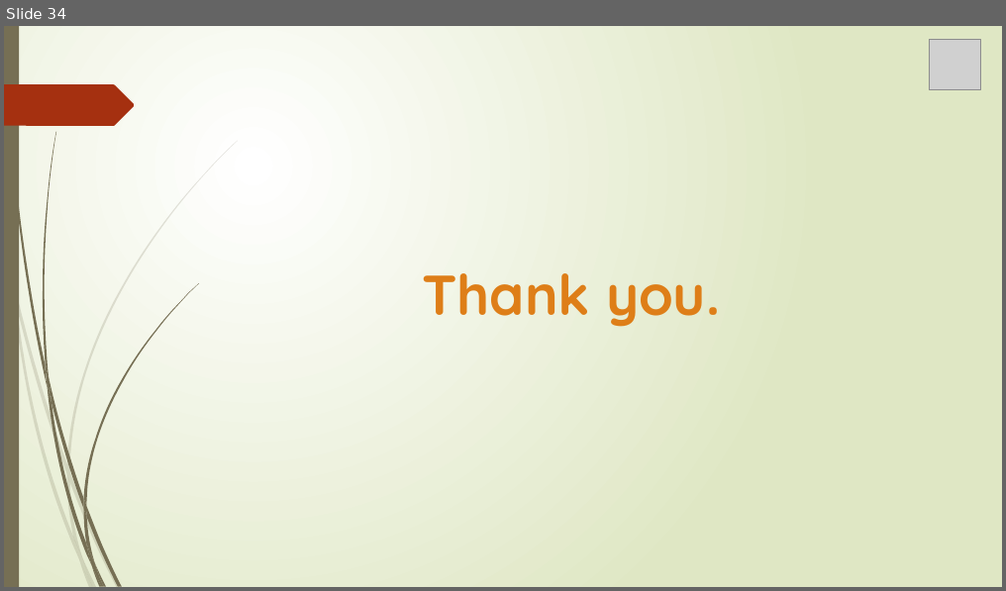
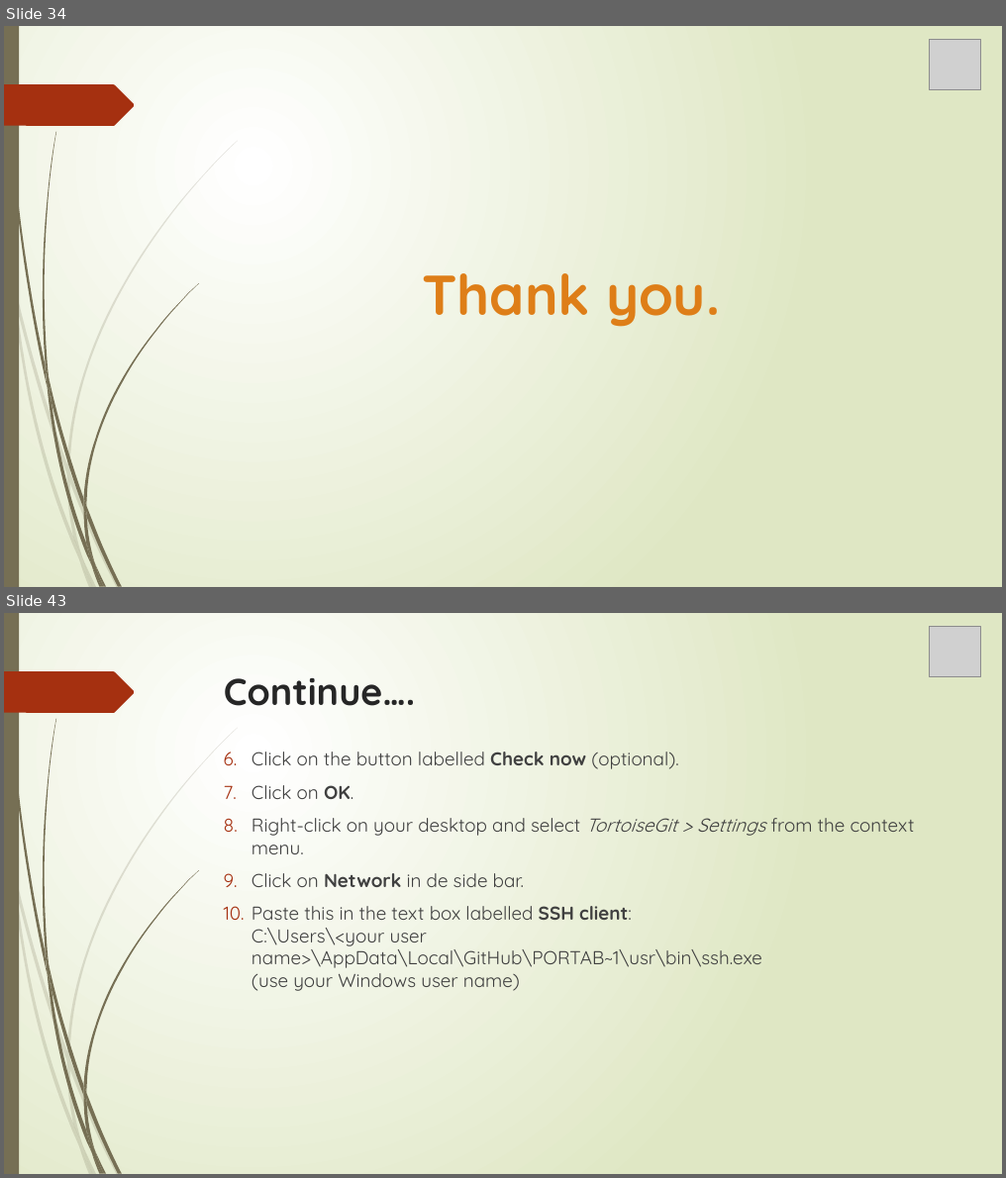
Before and after one commit to MaryGreeshma/testrepo, a slide deck: Git.pptx. Shown one above the other, each under a label of ours: slide 34 before the commit, slides 34 and 43 after it; the slides between them are not shown. The pictures are 1006x591 and 1006x1178 pixels, drawn with LibreOffice and Linux fonts; fonts in the diff are those of the drawing; grey boxes stand for pictures. Boxes give left, top, right and bottom in pixels: in the first picture for what was removed or moved away, otherwise in the second. Text is boxed around its words. In the diff, an @@ line names an element or a change of style, - is before the commit and + after.

```diff
--- a/Git.pptx
+++ b/Git.pptx
@@ slide 43 added at (4, 613, 1002, 1174), background gradient #FFFFFF to #DFE8C4; not listed: 24 template elements that a slide beside it also shows @@
@@ picture added at (930, 626, 980, 676) @@
@@ title added at (224, 678, 415, 706), 36 pt, text #262626, bold @@
+Continue….
@@ text added at (252, 752, 915, 991), 18 pt, text #404040 @@
+6. Click on the button labelled Check now (optional).
+7. Click on OK.
+8. Right-click on your desktop and select TortoiseGit > Settings from the context menu.
+9. Click on Network in de side bar.
+10. Paste this in the text box labelled SSH client:
+    C:\Users\<your user name>\AppData\Local\GitHub\PORTAB~1\usr\bin\ssh.exe
+    (use your Windows user name)
```
Also in this commit, not shown: 1 slide changed, 15 other slides added.
